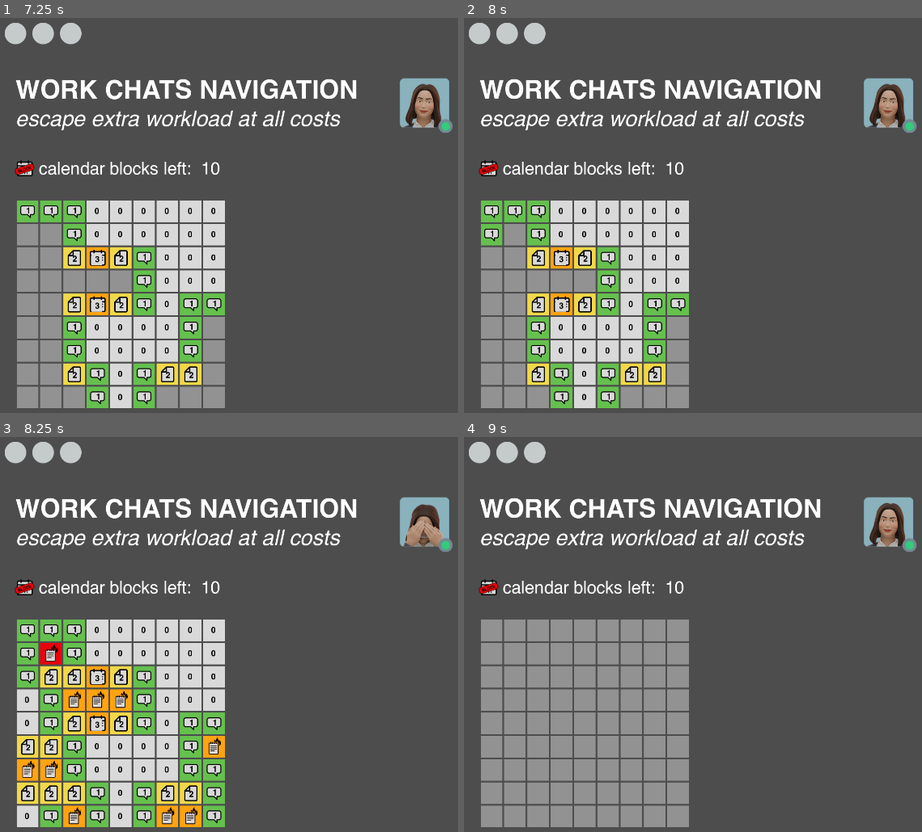
Above: before the commit, frames 1-4 (two rows, left to right).
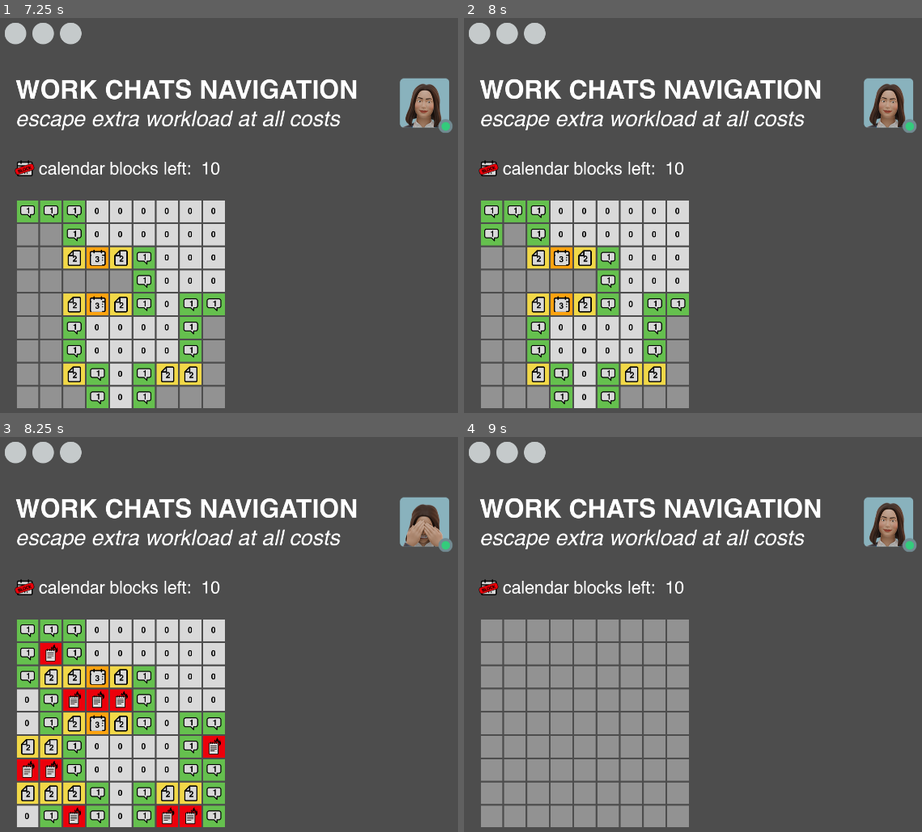
Above: after the commit, the same moments.

Repository: grkovalev/office-game
Game: Godot game, scene res://minesweeper.tscn
Two runs of this game, one before a commit and one after it. Both use one fixed random seed, a clock stepped at 60 frames per second and the inputs below. This scene is started directly instead of the project's main scene.
Inputs (mouse positions are in pixels of both pictures, inside the frame that each line leads up to):
- Up to frame 1 (7.25 s): click (27, 211) at 0.52 s; click (50, 211) at 1.27 s; click (73, 211) at 2.02 s; click (96, 211) at 2.77 s; click (119, 211) at 3.52 s; click (141, 211) at 4.27 s; click (169, 211) at 5.02 s; click (192, 211) at 5.77 s; click (215, 211) at 6.52 s
- Up to frame 2 (8 s): click (491, 235) at 7.27 s
- Up to frame 3 (8.25 s): click (50, 654) at 8.02 s
- Up to frame 4 (9 s): click (537, 654) at 8.77 s

Frames 1-2 are identical in both runs. In frame 3, 1.8% of the frame differs, in the area x 3-50%, y 63-99%; in frame 4, nothing differs.

Commit message:
fix animations

Diff:
--- a/minesweeper.gd
+++ b/minesweeper.gd
@@ -35,6 +35,8 @@
 	tiles.remove_child(tile)
 
 func _on_button_hover(btn: TileTemplateButton):
+	if gg:
+		return
 	var column = btn.column_index
 	var anim_idx = int((column + 1) / 3)
 	if anim_idx == 1:
@@ -101,7 +103,7 @@
 				continue
 			var btn = buttons[Vector2i(c,r)]
 			if cell.has_mine:
-				btn.set_tile(8)
+				btn.set_tile(7)
 				continue
 			var danger_level = board._get_danger_level(c,r)
 			btn.set_tile(danger_level + 1)
